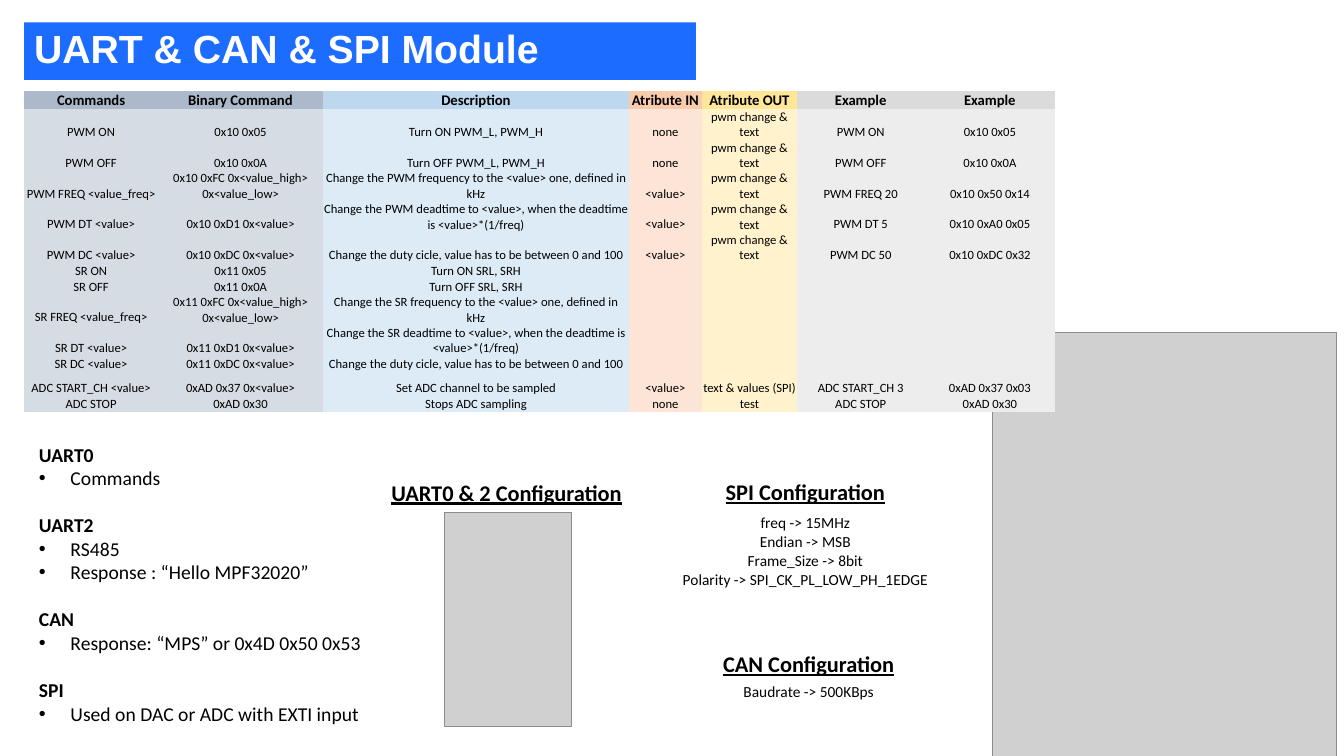
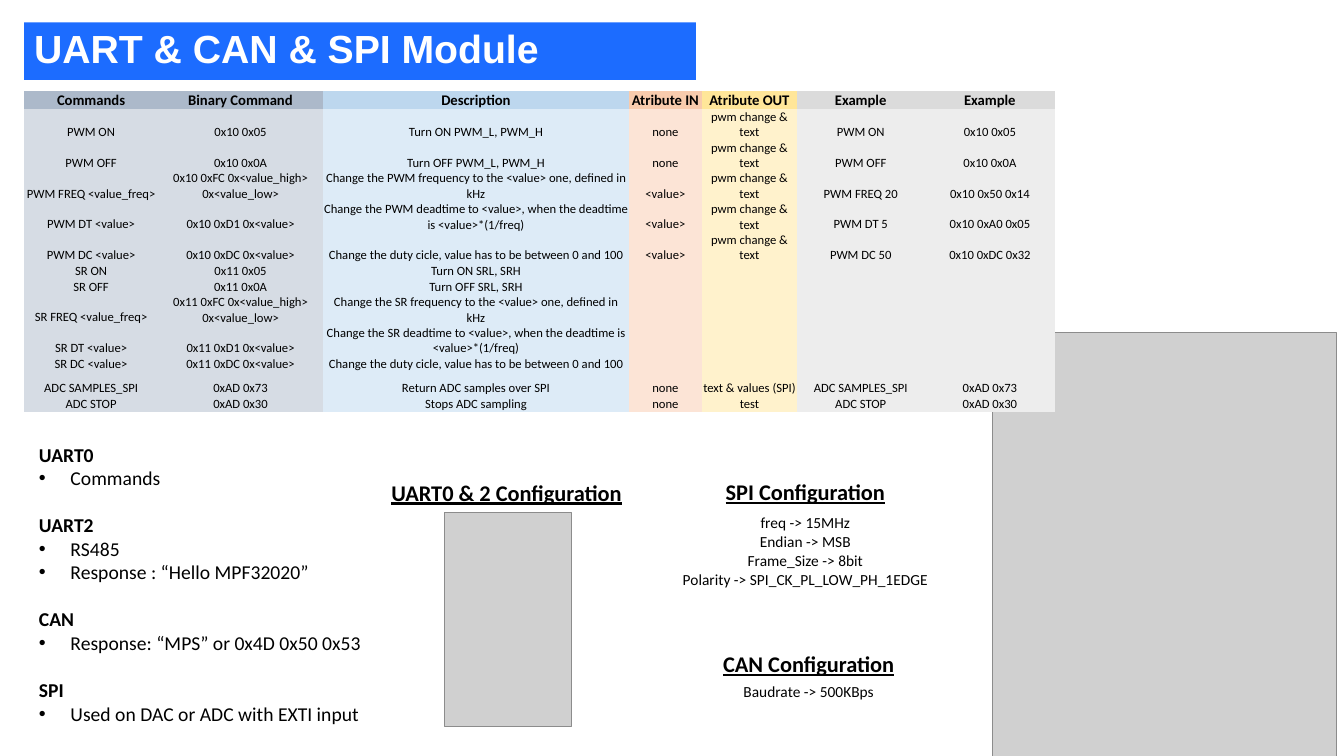
Before and after one commit to JosepIzquierdoMPS/Debug-MPF-32020, a slide deck: slide 3 of FirmwareTransfer_Report.pptx. Drawn at 1344x756 pixels with LibreOffice and Linux fonts; fonts in the diff are those of the drawing; grey boxes stand for pictures. Boxes give left, top, right and bottom in pixels: in the first picture for what was removed or moved away, otherwise in the second. Text is boxed around its words. In the diff, an @@ line names an element or a change of style, - is before the commit and + after.

```diff
--- a/FirmwareTransfer_Report.pptx
+++ b/FirmwareTransfer_Report.pptx
@@ table at <box>24,91,1056,414</box> @@
-row 12: ADC START_CH <value> | 0xAD 0x37 0x<value> | Set ADC channel to be sampled | <value> | text & values (SPI) | ADC START_CH 3 | 0xAD 0x37 0x03
+row 12: ADC SAMPLES_SPI | 0xAD 0x73 | Return ADC samples over SPI | none | text & values (SPI) | ADC SAMPLES_SPI | 0xAD 0x73
```
Also in this commit, not shown: 1 other slide changed.
